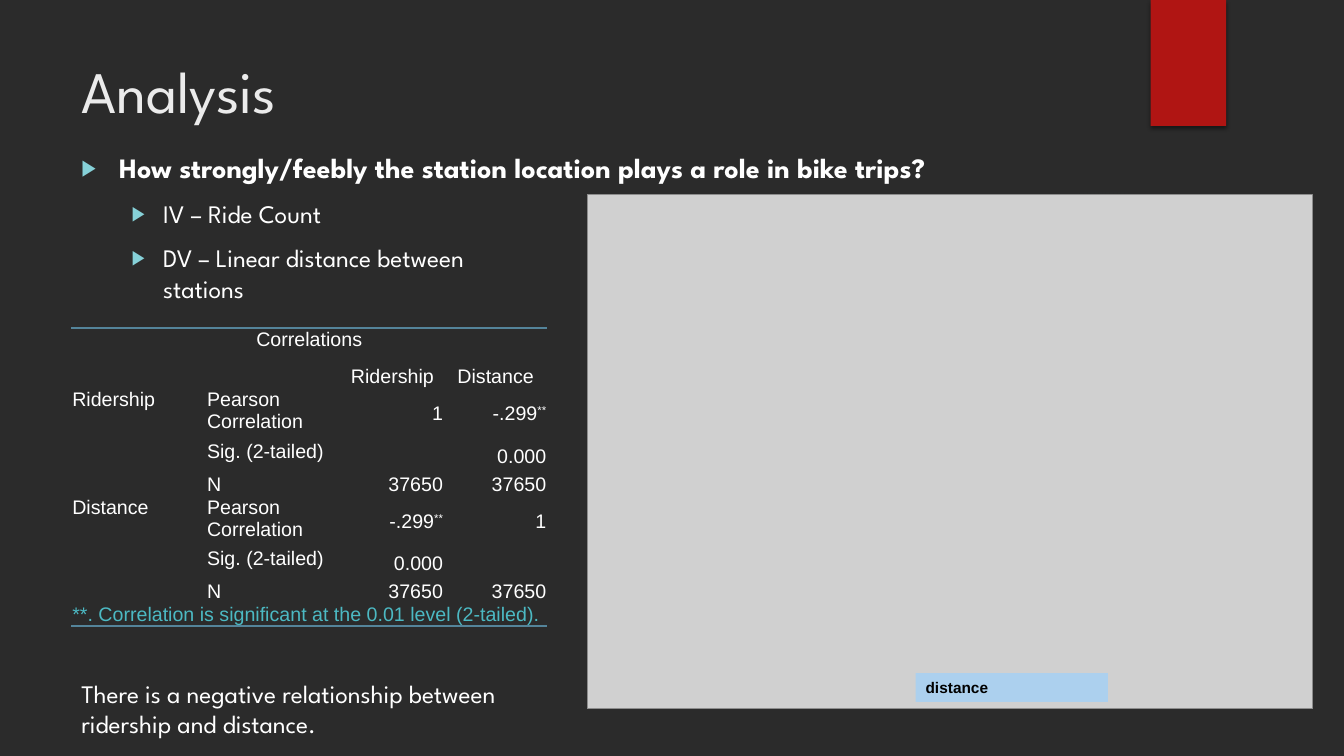
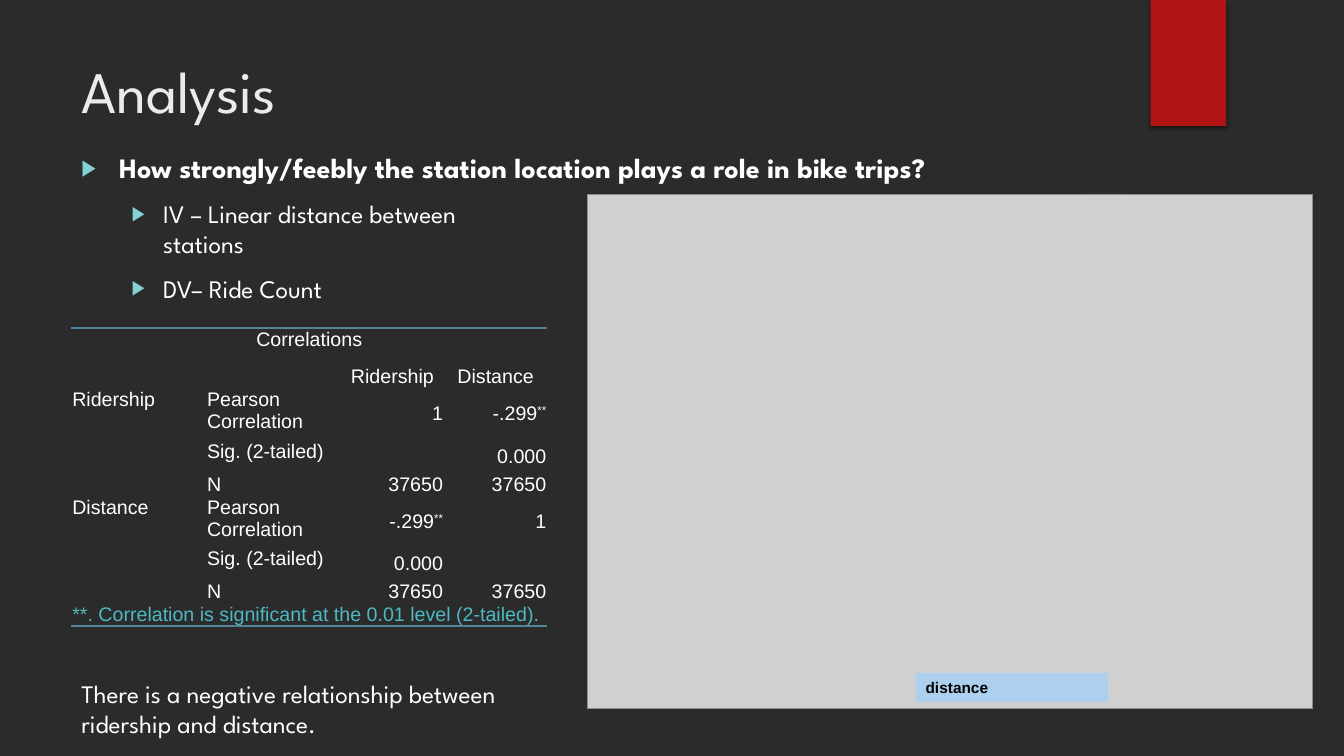
Before and after one commit to AniKarenina/INFM600_Fabulous, a slide deck: slide 13 of INFM600_0201_Fabulous_Presentation/INFM600_0201_Fabulous_ProjetPresentation.pptx. Drawn at 1344x756 pixels with LibreOffice and Linux fonts; fonts in the diff are those of the drawing; grey boxes stand for pictures; background and template pictures are left out; a plain dark background stands for a picture behind light text. Boxes give left, top, right and bottom in pixels: in the first picture for what was removed or moved away, otherwise in the second. Text is boxed around its words. In the diff, an @@ line names an element or a change of style, - is before the commit and + after.

Commit message:
fix typo

```diff
--- a/INFM600_0201_Fabulous_Presentation/INFM600_0201_Fabulous_ProjetPresentation.pptx
+++ b/INFM600_0201_Fabulous_Presentation/INFM600_0201_Fabulous_ProjetPresentation.pptx
@@ text at [163, 205, 455, 299]: text changed @@
-  ▶ IV – Ride Count
-  ▶ DV – Linear distance between
-    stations
+  ▶ IV – Linear distance between
+    stations
+  ▶ DV– Ride Count
```
Also in this commit, not shown: 1 other slide changed.
